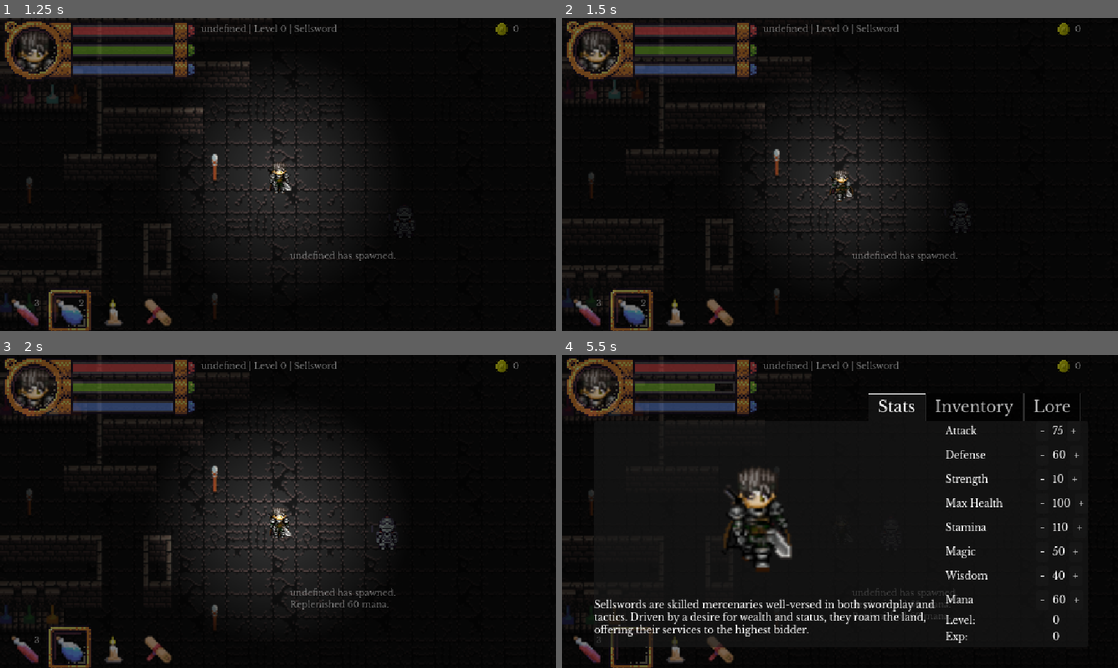
Above: before the commit, frames 1-4 (two rows, left to right).
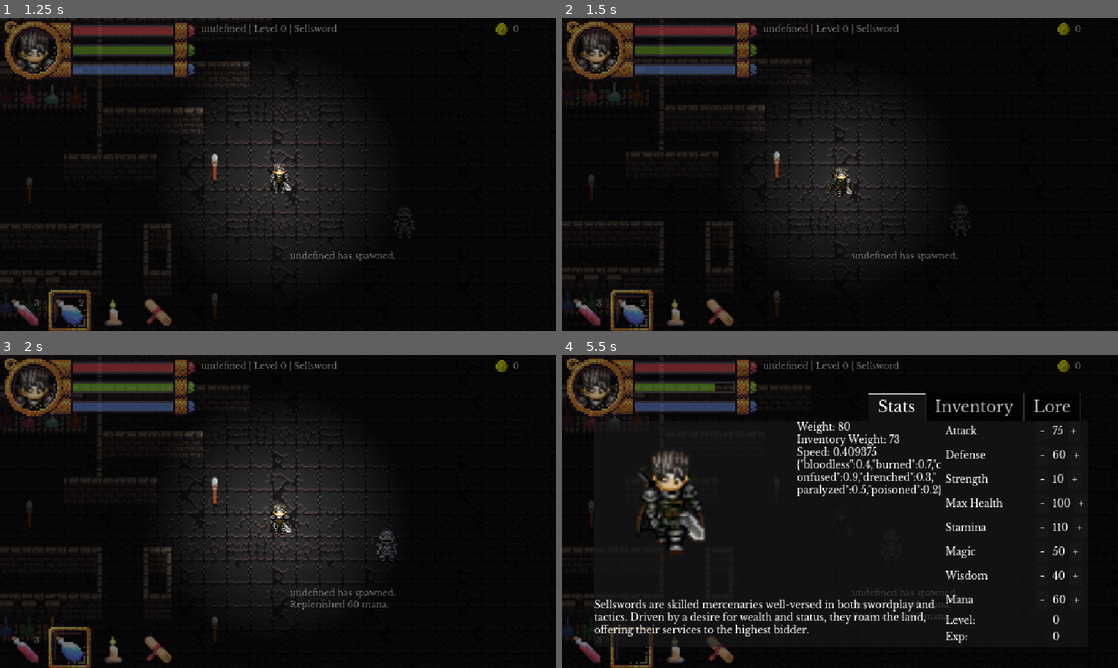
Above: after the commit, the same moments.

Repository: bbm-games/dankcryptic
Game: Godot game, scene res://game.tscn
Same seed, same stepped clock (60 frames per second), same inputs: the game is played once before the commit and once after it. This scene is started directly instead of the project's main scene.
Inputs (mouse positions are in pixels of both pictures, inside the frame that each line leads up to):
- Up to frame 1 (1.25 s): move the mouse to (400, 158) at 0.52 s; press the mouse at (400, 158) at 0.53 s; hold Right (item_right) from 0.53 s (still down); tap Space (dash) at 0.8 s
- Up to frame 2 (1.5 s): move the mouse to (728, 190) at 1.27 s; release Right (item_right) at 1.28 s; release the mouse at (728, 190) at 1.28 s; hold S (walk_down) from 1.28 s (still down); tap Space (dash) at 1.35 s
- Up to frame 3 (2 s): keep holding S (walk_down); tap Up (item_consume) at 1.55 s
- Up to frame 4 (5.5 s): move the mouse to (895, 442) at 2.02 s; release S (walk_down) at 2.03 s; hold Right (item_right) 2.03-2.78 s; hold Up (item_consume) 2.03-2.78 s; click (895, 442) at 2.3 s; move the mouse to (812, 574) at 2.77 s; hold W (walk_up) 2.78-3.53 s; click (812, 574) at 2.85 s; tap Space (dash) at 3.05 s; move the mouse to (1006, 558) at 3.52 s; hold Right mouse button (block) 3.53-4.28 s; hold Left (item_left) 3.53-5.03 s; tap Up (item_consume) at 3.8 s; tap Tab (playerMenu) at 4.15 s; move the mouse to (673, 464) at 4.27 s; tap E (chat) at 4.35 s; click (673, 464) at 4.55 s; move the mouse to (867, 511) at 5.02 s; hold S (walk_down) from 5.03 s (still down); hold Space (dash) from 5.03 s (still down); click (867, 511) at 5.17 s

Frame 1 is identical in both runs. In frame 2, 2.1% of the frame differs, in the area x 0-74%, y 12-96%; in frame 3, 4.2%; in frame 4, 5.4%, in the area x 0-69%, y 6-91%.

Commit message:
added weight and encumbered mechanism

Diff:
--- a/game.gd
+++ b/game.gd
@@ -47,8 +47,8 @@
 var item_slot_frame_initial_position
 var current_item_index = 0
 var dash = false
-var base_speed = 0.75
-var speed = base_speed
+var base_speed = 1 # will be adjusted dynamically in game by weight and load
+var speed = base_speed # will be adjusted dynamically in game by dashse
 
 var mouse_event_pos
 var emmisionNode
@@ -186,6 +186,13 @@
 	get_node("CanvasLayer2/playerMenu/Stats/VBoxContainer/HBoxContainer8/Label2").set_text(str(player_data['stats']['mana']))
 	get_node("CanvasLayer2/playerMenu/Stats/VBoxContainer/HBoxContainer9/Label2").set_text(str(player_data['current_level']))
 	get_node("CanvasLayer2/playerMenu/Stats/VBoxContainer/HBoxContainer10/Label2").set_text(str(player_data['current_exp']))
+
+	var otherstats = get_node("CanvasLayer2/playerMenu/Stats/VBoxContainer2/HBoxContainer/otherStats")
+	otherstats.clear()
+	otherstats.append_text("Weight: " + str(player_data['weight']))
+	otherstats.append_text("\nInventory Weight: " + str(player_data['inventory_weight']))
+	otherstats.append_text("\nSpeed: " + str(base_speed))
+	otherstats.append_text('\n' + JSON.stringify(player_data['statuses']))
 
 # updates the player summary bar text at the top of the screen
 func update_player_summary_bar():
@@ -226,6 +233,8 @@
 	for n in inventoryList.get_children():
 		inventoryList.remove_child(n)
 		n.queue_free()
+
+	# now redraw the children
 	var buttongroup = ButtonGroup.new()
 	var buttonLoreShow = func(item):
 		var desc = get_node("CanvasLayer2/playerMenu/Inventory/HBoxContainer/selectedInventoryItemDesc")
@@ -235,6 +244,23 @@
 	var current_inventory_items = []
 	for item_id in player_data['inventory']:
 		current_inventory_items.append(returnDocInList(all_quick_items, 'id', item_id))
+
+	# get player total item weight
+	var inventory_weight = 0
+	for item in current_inventory_items:
+		if "weight" in item.keys():
+			inventory_weight += item['weight']
+		else:
+			# assume that the weight of an item is one
+			inventory_weight += 1
+	player_data['inventory_weight'] = inventory_weight
+	#print(inventory_weight)
+	# adjust player speed here, based on the weight being carried
+	var apparent_inventory_weight = inventory_weight - player_data['stats']['strength']
+	if apparent_inventory_weight < 0:
+		apparent_inventory_weight = 0
+	base_speed = 1 - (apparent_inventory_weight/player_data['weight'])*0.75
+	update_player_stats_tab() # to reflect new weight and stuff
 
 	for item in array_unique(current_inventory_items):
 		var itemButton = MenuButton.new()
--- a/game.tscn
+++ b/game.tscn
@@ -623,12 +623,26 @@
 custom_minimum_size = Vector2(0, 180)
 layout_mode = 2
 
-[node name="bigportrait" type="AnimatedSprite2D" parent="CanvasLayer2/playerMenu/Stats/VBoxContainer2/HBoxContainer"]
-position = Vector2(165, 88)
+[node name="Container" type="Control" parent="CanvasLayer2/playerMenu/Stats/VBoxContainer2/HBoxContainer"]
+layout_mode = 2
+size_flags_horizontal = 3
+
+[node name="bigportrait" type="AnimatedSprite2D" parent="CanvasLayer2/playerMenu/Stats/VBoxContainer2/HBoxContainer/Container"]
 scale = Vector2(2.35691, 2.19071)
 sprite_frames = SubResource("SpriteFrames_2hrvd")
 frame_progress = 0.202865
+centered = false
 script = ExtResource("8_c6bur")
+
+[node name="otherStats" type="RichTextLabel" parent="CanvasLayer2/playerMenu/Stats/VBoxContainer2/HBoxContainer"]
+custom_minimum_size = Vector2(150, 0)
+layout_mode = 2
+theme_override_font_sizes/normal_font_size = 10
+theme_override_font_sizes/bold_font_size = 0
+theme_override_font_sizes/italics_font_size = 0
+theme_override_font_sizes/bold_italics_font_size = 0
+theme_override_font_sizes/mono_font_size = 0
+bbcode_enabled = true
 
 [node name="vocationDesc" type="RichTextLabel" parent="CanvasLayer2/playerMenu/Stats/VBoxContainer2"]
 custom_minimum_size = Vector2(0, 50)
--- a/saves/bootyeater123.json
+++ /dev/null
@@ -1 +0,0 @@
-{"current_exp":0,"current_health":80,"current_level":0,"current_mana":180,"current_stamina":90,"gold":0,"health_regen_rate":0.1,"inventory":[],"is_dead":false,"mana_depl_rate":50,"mana_regen_rate":5,"max_health":80,"max_mana":180,"max_stamina":90,"name":"bootyeater123","quick_slots":{"slot1":"item001","slot2":"item019","slot3":"item012","slot4":"spell001","slot5":null,"slot6":null},"sprite_data":"","stamina_depl_rate":50,"stamina_regen_rate":20,"stats":{"attack":50,"defense":50,"health":80,"magic":140,"mana":180,"stamina":90,"strength":40,"wisdom":160},"statuses":{"bloodless":0.4,"burned":0.7,"confused":0.9,"drenched":0.3,"paralyzed":0.5,"poisoned":0.2},"story_flags":{"act_1":true,"act_2":false,"act_3":false},"vocation":"Necromancer","weight":60}
--- /dev/null
+++ b/saves/undefined.json
@@ -0,0 +1 @@
+{"current_exp":0,"current_health":130,"current_level":0,"current_mana":30,"current_stamina":90,"gold":0,"health_regen_rate":0.1,"inventory":["item001","item001","item019","item012","spell001"],"is_dead":false,"mana_depl_rate":50,"mana_regen_rate":5,"max_health":130,"max_mana":30,"max_stamina":90,"name":"undefined","quick_slots":{"slot1":"item001","slot2":"item019","slot3":"item012","slot4":"spell001","slot5":null,"slot6":null},"sprite_data":"","stamina_depl_rate":50,"stamina_regen_rate":20,"stats":{"attack":90,"defense":70,"health":130,"magic":30,"mana":30,"stamina":90,"strength":100,"wisdom":40},"statuses":{"bloodless":0.4,"burned":0.7,"confused":0.9,"drenched":0.3,"paralyzed":0.5,"poisoned":0.2},"story_flags":{"act_1":true,"act_2":false,"act_3":false},"vocation":"Berserker","weight":120}
